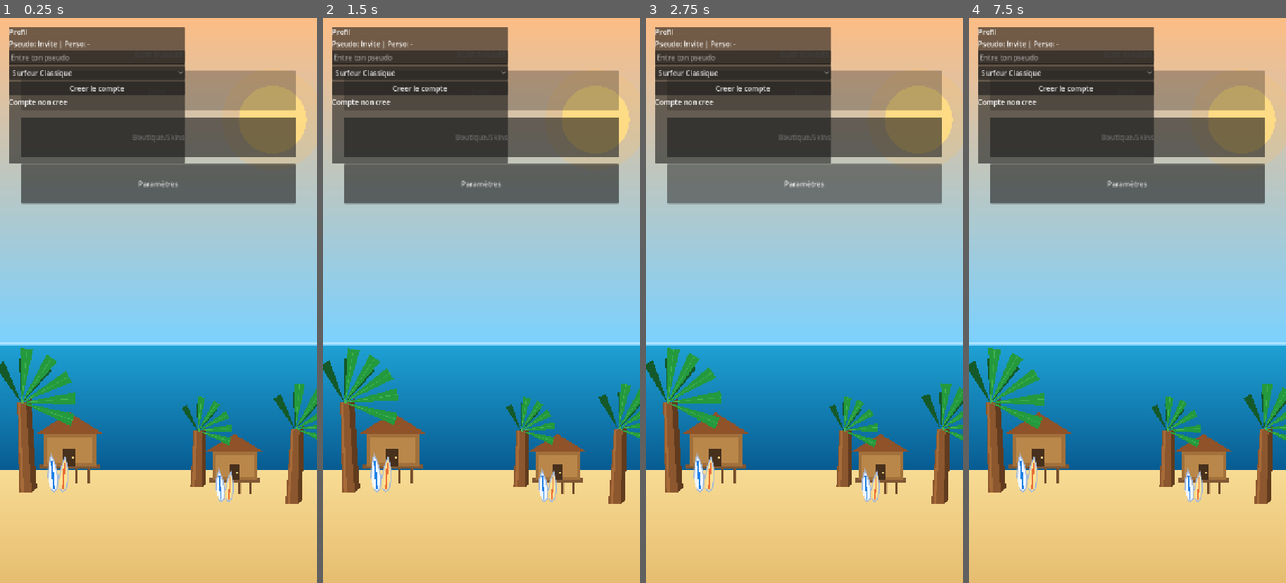
Above: before the commit, frames 1-4 (left to right).
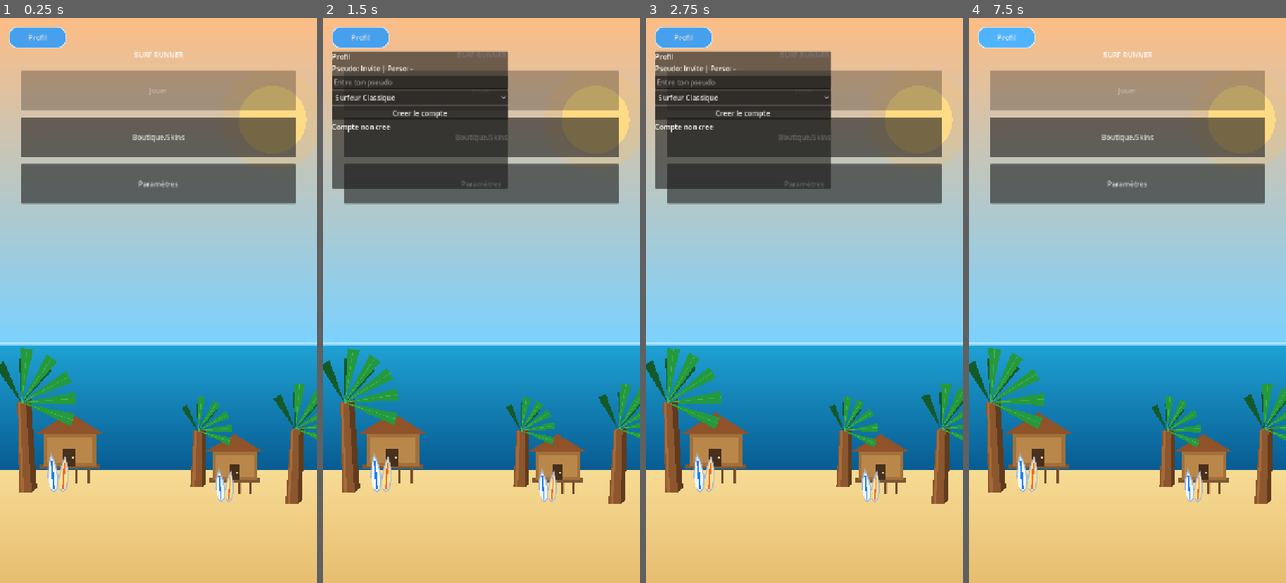
Above: after the commit, the same moments.

Repository: ClemL06/SurfGame
Game: Godot game, scene res://scenes/ui/MainMenu.tscn
Two runs of this game, one before a commit and one after it. Both use one fixed random seed, a clock stepped at 60 frames per second and the inputs below.
Inputs (mouse positions are in pixels of both pictures, inside the frame that each line leads up to):
- Up to frame 1 (0.25 s): no input
- Up to frame 2 (1.5 s): click (361, 34) at 0.5 s, where only the run after the commit has a clickable "Profil"; click "Boutique/Skins" at 1.25 s
- Up to frame 3 (2.75 s): click "Paramètres" at 2 s
- Up to frame 4 (7.5 s): click (1045, 458) at 2.75 s; click "Surfeur Classique" at 3.5 s; click "Equiper ce personnage" at 4.25 s; click "Dressing" at 5 s; click "Boutique" at 5.75 s; click "Acheter Skin" at 6.5 s; click "Retour au menu" at 7.25 s

The runs differ from the first frame. In frame 1, 13% of the frame differs, in the area x 2-59%, y 1-26%; in frame 2, 9.4%; in frame 3, 9.4%; in frame 4, 13%.

Commit message:
bouton profil

Diff:
--- a/nouveau-projet-de-jeu/scenes/ui/MainMenu.tscn
+++ b/nouveau-projet-de-jeu/scenes/ui/MainMenu.tscn
@@ -1,6 +1,30 @@
 [gd_scene format=3]
 
 [ext_resource type="Script" path="res://scripts/ui/main_menu.gd" id="1"]
+
+[sub_resource type="StyleBoxFlat" id="StyleBoxFlat_profile_tab"]
+bg_color = Color(0.24, 0.62, 0.95, 0.95)
+corner_radius_top_left = 18
+corner_radius_top_right = 18
+corner_radius_bottom_right = 18
+corner_radius_bottom_left = 18
+border_width_left = 2
+border_width_top = 2
+border_width_right = 2
+border_width_bottom = 2
+border_color = Color(0.86, 0.96, 1, 0.9)
+
+[sub_resource type="StyleBoxFlat" id="StyleBoxFlat_profile_tab_hover"]
+bg_color = Color(0.30, 0.70, 1, 0.98)
+corner_radius_top_left = 18
+corner_radius_top_right = 18
+corner_radius_bottom_right = 18
+corner_radius_bottom_left = 18
+border_width_left = 2
+border_width_top = 2
+border_width_right = 2
+border_width_bottom = 2
+border_color = Color(0.93, 0.99, 1, 0.95)
 
 [node name="MainMenu" type="Control"]
 layout_mode = 3
@@ -85,13 +109,28 @@
 flat = true
 text = ""
 
-[node name="ProfilePanel" type="PanelContainer" parent="."]
+[node name="ProfileTabButton" type="Button" parent="."]
+unique_name_in_owner = true
 layout_mode = 1
 anchors_preset = 0
 offset_left = 20.0
 offset_top = 20.0
+offset_right = 150.0
+offset_bottom = 68.0
+theme_override_styles/normal = SubResource("StyleBoxFlat_profile_tab")
+theme_override_styles/hover = SubResource("StyleBoxFlat_profile_tab_hover")
+theme_override_styles/pressed = SubResource("StyleBoxFlat_profile_tab_hover")
+text = "Profil"
+
+[node name="ProfilePanel" type="PanelContainer" parent="."]
+unique_name_in_owner = true
+layout_mode = 1
+anchors_preset = 0
+offset_left = 20.0
+offset_top = 76.0
 offset_right = 420.0
-offset_bottom = 330.0
+offset_bottom = 386.0
+visible = false
 
 [node name="ProfileVBox" type="VBoxContainer" parent="ProfilePanel"]
 layout_mode = 2
--- a/nouveau-projet-de-jeu/scripts/ui/main_menu.gd
+++ b/nouveau-projet-de-jeu/scripts/ui/main_menu.gd
@@ -10,6 +10,8 @@
 @onready var left_house_button: Button = %LeftHouseButton
 @onready var right_house_button: Button = %RightHouseButton
 @onready var profile_info_label: Label = %ProfileInfoLabel
+@onready var profile_panel: PanelContainer = %ProfilePanel
+@onready var profile_tab_button: Button = %ProfileTabButton
 
 func _ready() -> void:
 	set_process(true)
@@ -22,6 +24,9 @@
 	create_account_button.pressed.connect(_on_create_account_pressed)
 	left_house_button.pressed.connect(_on_house_pressed)
 	right_house_button.pressed.connect(_on_house_pressed)
+	profile_tab_button.pressed.connect(_on_profile_tab_pressed)
+
+	profile_panel.visible = false
 
 func _process(delta: float) -> void:
 	queue_redraw()
@@ -218,6 +223,9 @@
 
 func _on_house_pressed() -> void:
 	GameManager.goto_shop_dressing()
+
+func _on_profile_tab_pressed() -> void:
+	profile_panel.visible = not profile_panel.visible
 
 func _setup_character_choices() -> void:
 	character_option.clear()
